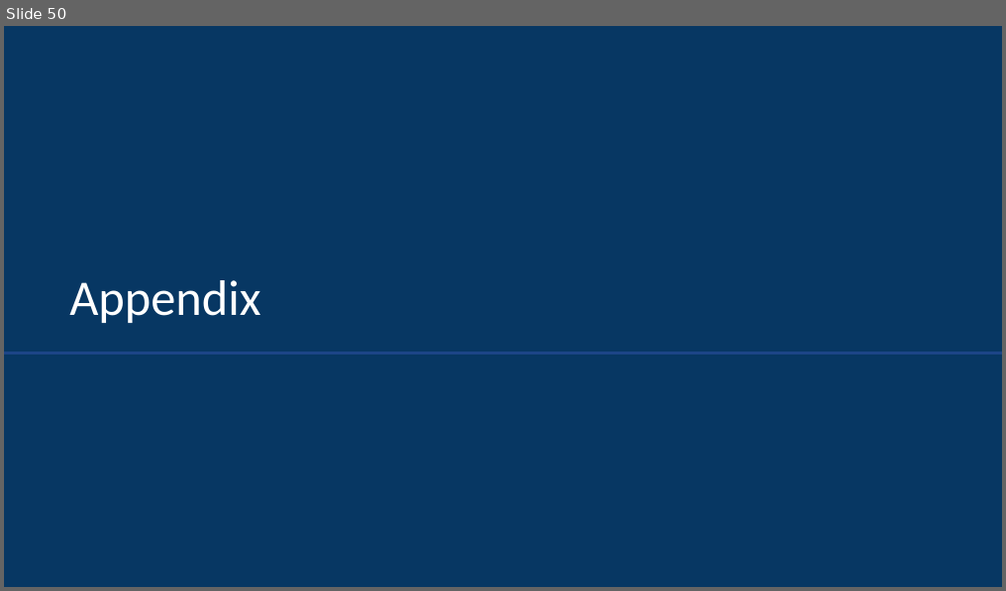
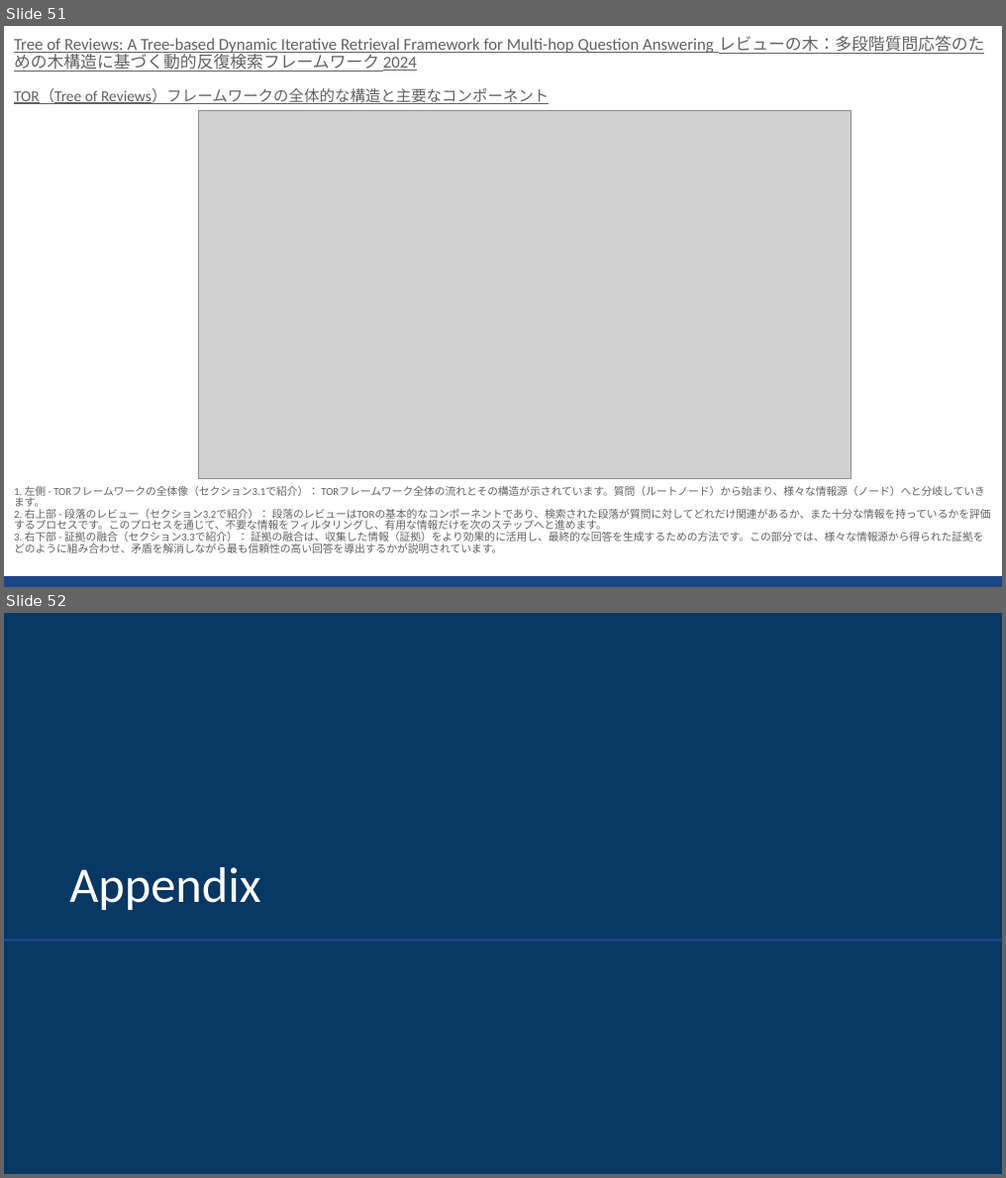
Before and after one commit to sekihan02/code_sundbox, a slide deck: 2024_LLM論文要約_4.pptx. Shown one above the other, each under a label of ours: slide 50 before the commit, slides 51 and 52 after it. The pictures are 1006x591 and 1006x1178 pixels, drawn with LibreOffice and Linux fonts; fonts in the diff are those of the drawing; grey boxes stand for pictures. Boxes give left, top, right and bottom in pixels: in the first picture for what was removed or moved away, otherwise in the second. Text is boxed around its words. In the diff, an @@ line names an element or a change of style, - is before the commit and + after.

Commit message:
Tree of Reviewsの追加

```diff
--- a/2024_LLM論文要約_4.pptx
+++ b/2024_LLM論文要約_4.pptx
@@ slide 51 added at (x1=4, y1=26, x2=1002, y2=587), background #FFFFFF @@
@@ text added at (x1=14, y1=36, x2=991, y2=554), 7.6 pt, text #616161 @@
+Tree of Reviews: A Tree-based Dynamic Iterative Retrieval Framework for Multi-hop Question Answering レビューの木：多段階質問応答のための木構造に基づく動的反復検索フレームワーク 2024
+TOR（Tree of Reviews）フレームワークの全体的な構造と主要なコンポーネント
+1. 左側 - TORフレームワークの全体像（セクション3.1で紹介）： TORフレームワーク全体の流れとその構造が示されています。質問（ルートノード）から始まり、様々な情報源（ノード）へと分岐していきます。
+2. 右上部 - 段落のレビュー（セクション3.2で紹介）： 段落のレビューはTORの基本的なコンポーネントであり、検索された段落が質問に対してどれだけ関連があるか、また十分な情報を持っているかを評価するプロセスです。このプロセスを通じて、不要な情報をフィルタリングし、有用な情報だけを次のステップへと進めます。
+3. 右下部 - 証拠の融合（セクション3.3で紹介）： 証拠の融合は、収集した情報（証拠）をより効果的に活用し、最終的な回答を生成するための方法です。この部分では、様々な情報源から得られた証拠をどのように組み合わせ、矛盾を解消しながら最も信頼性の高い回答を導出するかが説明されています。
@@ picture added at (x1=199, y1=111, x2=851, y2=479) @@
@@ rectangle added at (x1=4, y1=576, x2=1002, y2=587), fill #1C4587 @@
@@ what was slide 50 is now slide 52 @@
```
Also in this commit, not shown: 1 slide changed, 1 other slide added, 1 other file.
